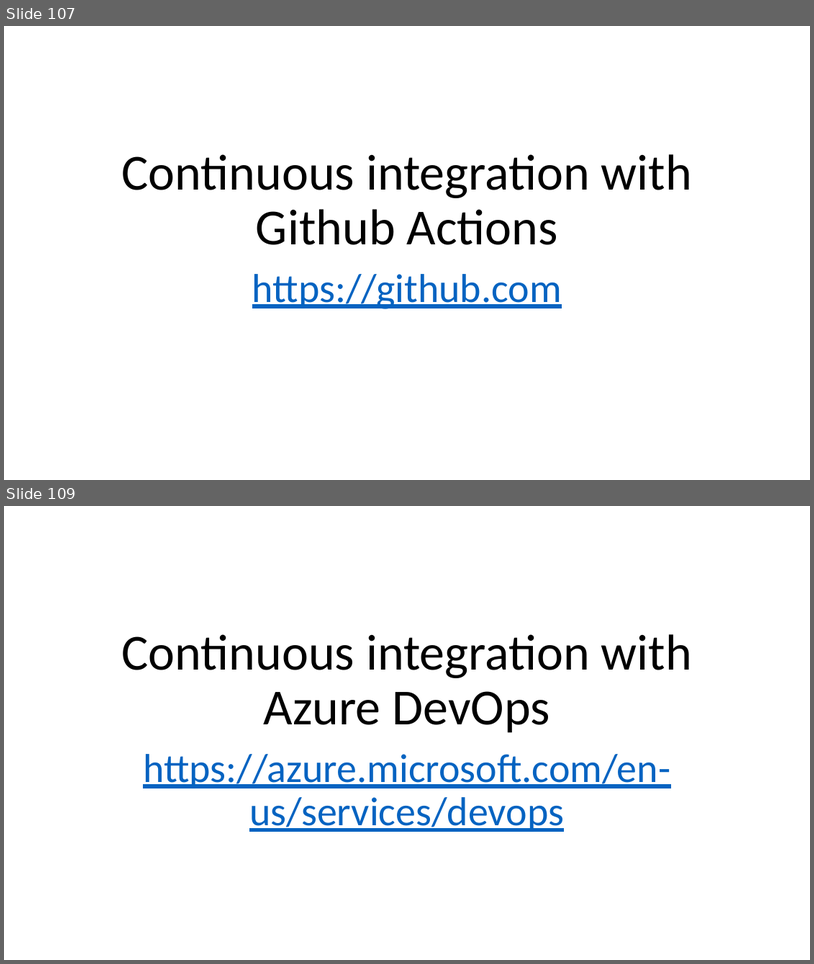
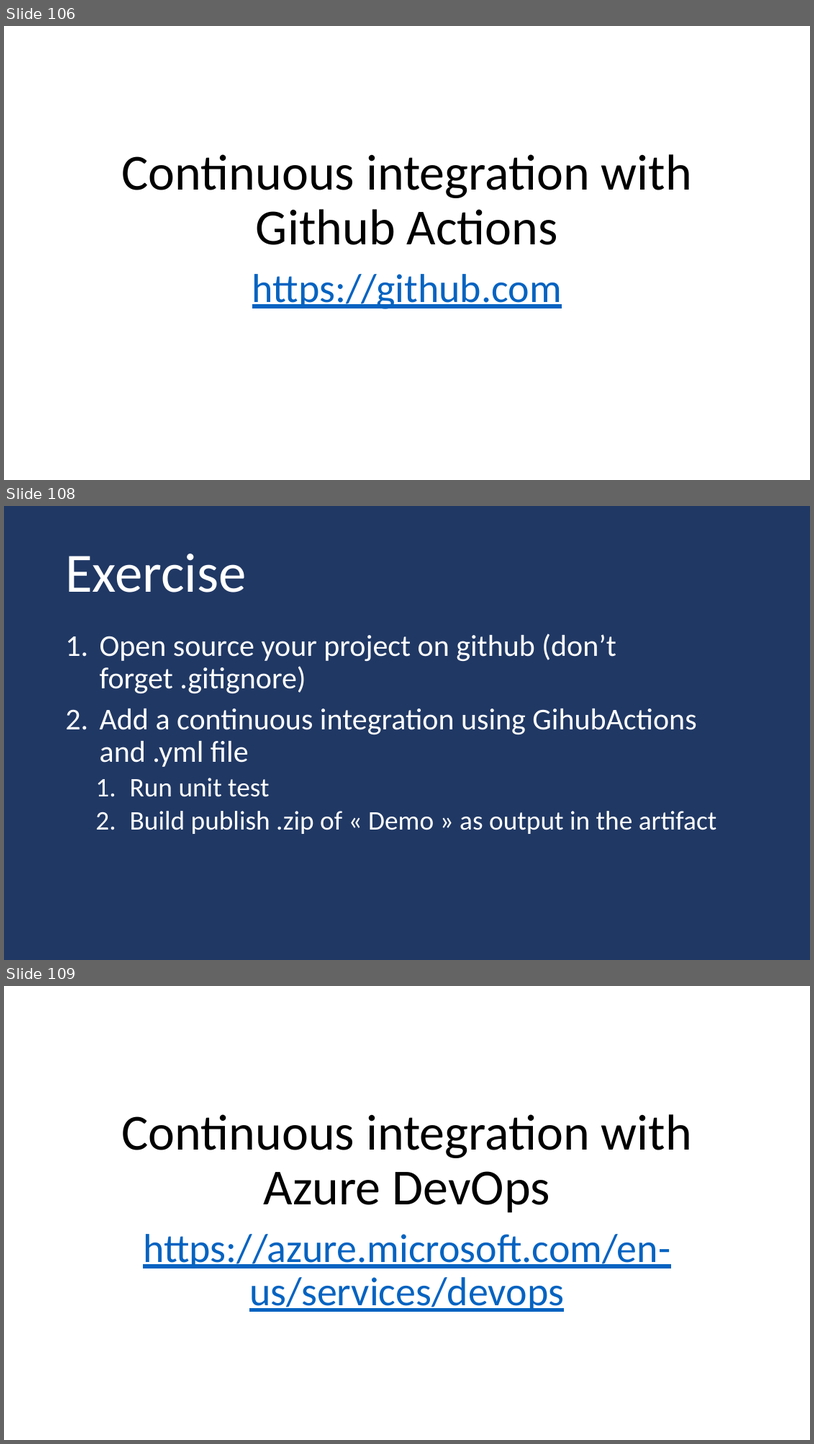
Before and after one commit to guillaume-chervet/course.dotnet, a slide deck: documentations/dotnet6.pptx. Shown one above the other, each under a label of ours: slides 107 and 109 before the commit, slides 106, 108 and 109 after it; the slides between them are not shown. The pictures are 814x964 and 814x1444 pixels, drawn with LibreOffice and Linux fonts; fonts in the diff are those of the drawing. Boxes give left, top, right and bottom in pixels: in the first picture for what was removed or moved away, otherwise in the second. Text is boxed around its words. In the diff, an @@ line names an element or a change of style, - is before the commit and + after.

```diff
--- a/documentations/dotnet6.pptx
+++ b/documentations/dotnet6.pptx
@@ slide 108 added at [4, 506, 810, 960], background #203864 @@
@@ title added at [65, 554, 246, 592], 66 pt, text #FFFFFF @@
+Exercise
@@ text added at [100, 633, 717, 834], 36 pt, text #FFFFFF @@
+1. Open source your project on github (don’t forget .gitignore)
+2. Add a continuous integration using GihubActions and .yml file
+  1. Run unit test
+  2. Build publish .zip of « Demo » as output in the artifact
@@ what was slide 107 is now slide 106 @@
```
Also in this commit, not shown: 9 slides changed, 3 other slides added, 4 slides removed, 1 other file.
